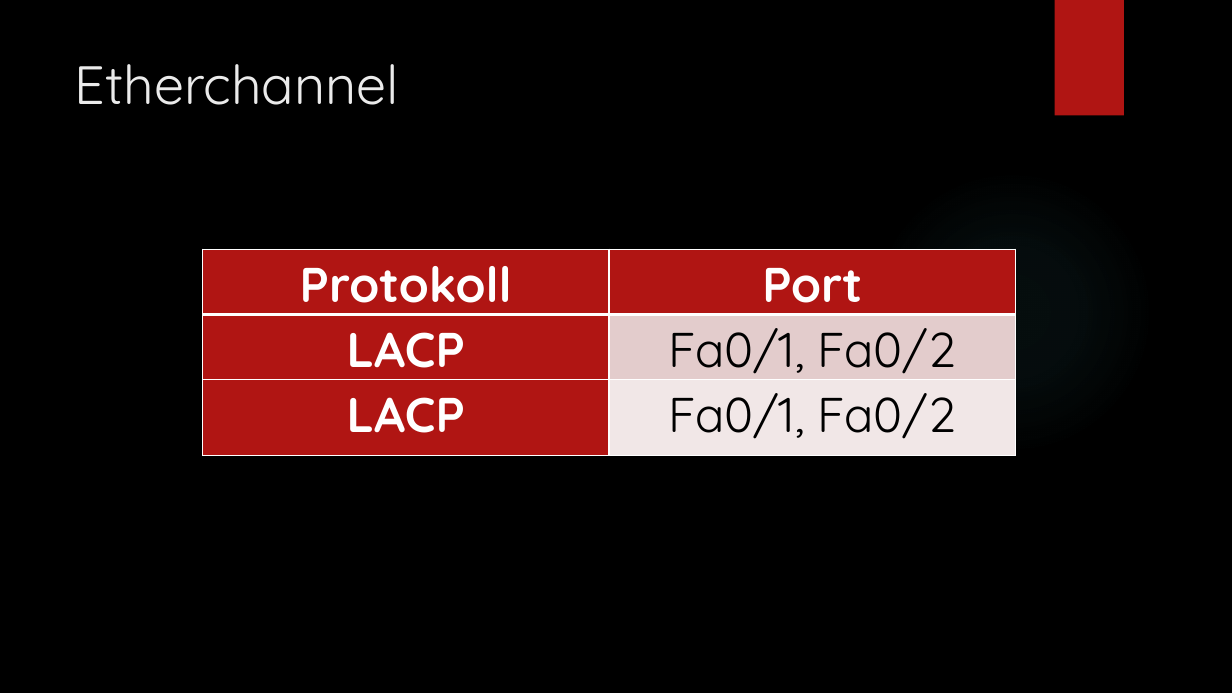
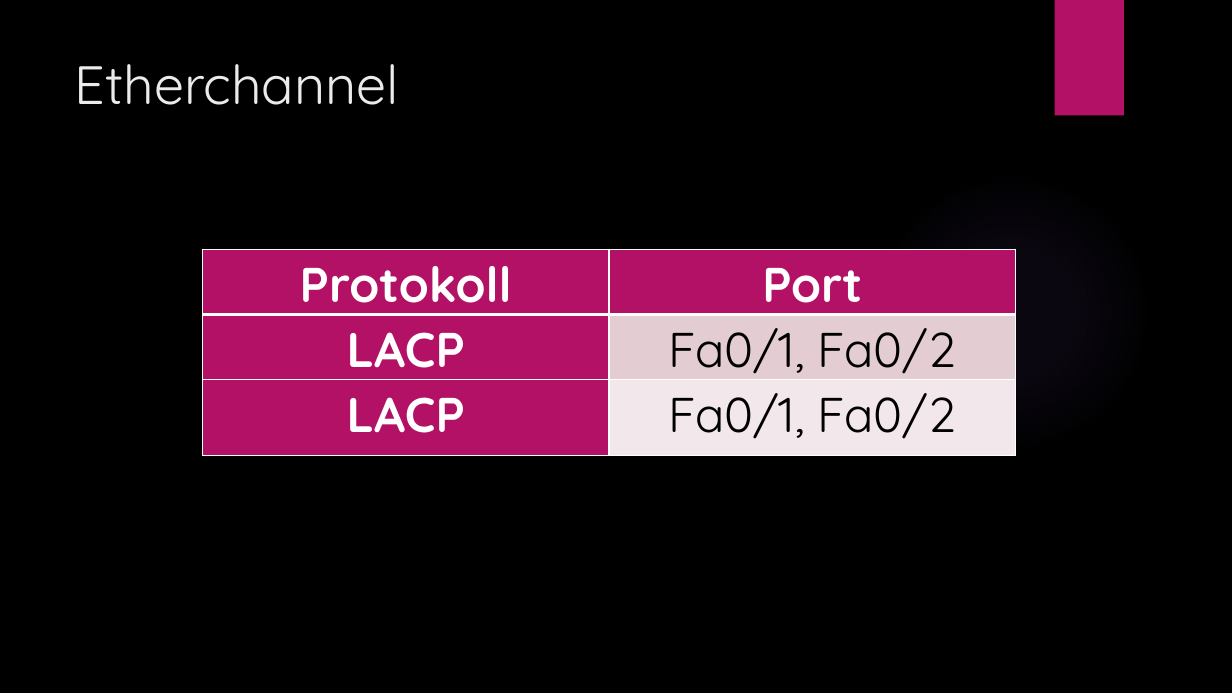
Before and after one commit to LajkaK2006/BorsodNet, a slide deck: slide 5 of Tacos KFT.pptx. Drawn at 1232x693 pixels with LibreOffice and Linux fonts; fonts in the diff are those of the drawing; background and template pictures are left out. Boxes give left, top, right and bottom in pixels: in the first picture for what was removed or moved away, otherwise in the second. Text is boxed around its words. In the diff, an @@ line names an element or a change of style, - is before the commit and + after.

```diff
--- a/Tacos KFT.pptx
+++ b/Tacos KFT.pptx
@@ rectangle at [1055,0,1124,116]: fill #B01513 to #B31166 @@
@@ ellipse at [870,169,1154,454]: fill gradient #50B9C1 to gradient #9B6BF2 @@
@@ table at [202,250,1016,445] @@
@@ fill #B01513 to #B31166 in 4 cells @@
@@ fill #E4CCCC to #E5CCD3 in row 2, column 2 @@
@@ fill #F2E8E7 to #F2E7EA in row 3, column 2 @@
```
Also in this commit, not shown: 16 other slides changed, 3 slides added, 1 slide removed.
